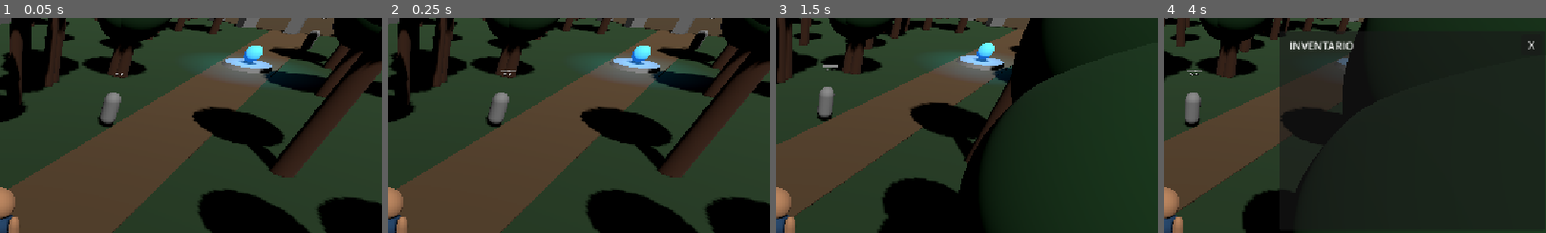
Above: before the commit, frames 1-4 (left to right).
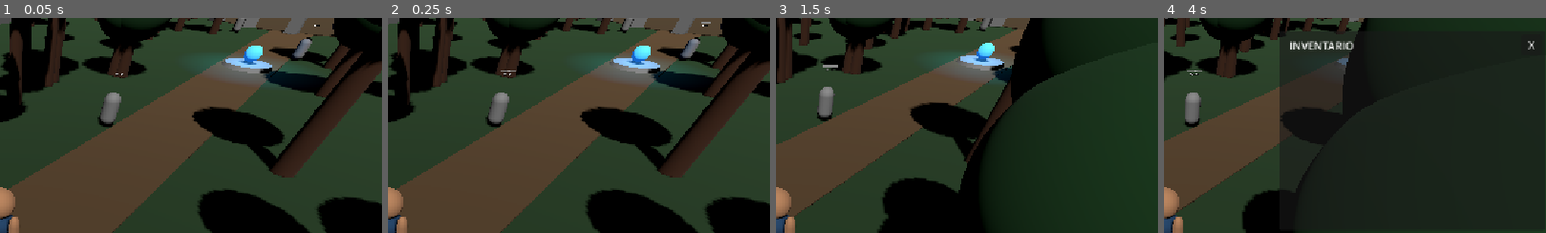
Above: after the commit, the same moments.

Repository: AdolfoBarca/MUNDO_LEYENDAS
Game: Godot game, scene res://BosqueCipitio.tscn
The game is run twice, just before and just after one commit, with the same random seed, the same clock (stepped at 60 frames per second) and the same inputs. This scene is started directly instead of the project's main scene.
Inputs (mouse positions are % of the whole screen's width and height, from its top left):
- Up to frame 1 (0.05 s): no input
- Up to frame 2 (0.25 s): no input
- Up to frame 3 (1.5 s): tap Enter at 0.5 s; move the mouse to (72, 45) at 0.52 s; hold D 0.53-1.28 s; tap I at 0.6, 1.35 s; click (72, 45) at 0.67 s; move the mouse to (30, 55) at 1.27 s; hold S from 1.28 s (still down)
- Up to frame 4 (4 s): move the mouse to (60, 28) at 2.02 s; release S at 2.03 s; hold D 2.03-2.78 s; tap I at 2.1, 2.85, 3.6 s; move the mouse to (45, 70) at 2.77 s; hold W 2.78-3.53 s; click (45, 70) at 2.92 s; move the mouse to (80, 65) at 3.52 s; hold A from 3.53 s (still down)
The pictures show only the part of the screen within x 50-100%, y 0-50%; the shares and areas given below are measured in that part.

The runs differ from the first frame. In frame 1, 0.6% of the frame differs, in the area x 60-86%, y 0-20%; in frame 2, 0.6%; in frame 3, 0.1%; in frame 4, less than 0.1%.

Commit message:
Ajustar posicion del tercer guardian

Diff:
--- a/BosqueCipitio.tscn
+++ b/BosqueCipitio.tscn
@@ -184,7 +184,7 @@
 transform = Transform3D(1, 0, 0, 0, 1, 0, 0, 0, 1, -3, 1, 27)
 
 [node name="Guardian2" parent="Guardianes" unique_id=2075037303 instance=ExtResource("8_q7ad5")]
-transform = Transform3D(1, 0, 0, 0, 1, 0, 0, 0, 1, 3, 1, -8)
+transform = Transform3D(1, 0, 0, 0, 1, 0, 0, 0, 1, 3, 1, -2)
 
 [node name="Guardian3" parent="Guardianes" unique_id=1100180862 instance=ExtResource("8_q7ad5")]
-transform = Transform3D(1, 0, 0, 0, 1, 0, 0, 0, 1, 0, 1, -19)
+transform = Transform3D(1, 0, 0, 0, 1, 0, 0, 0, 1, -6, 1, -15)
